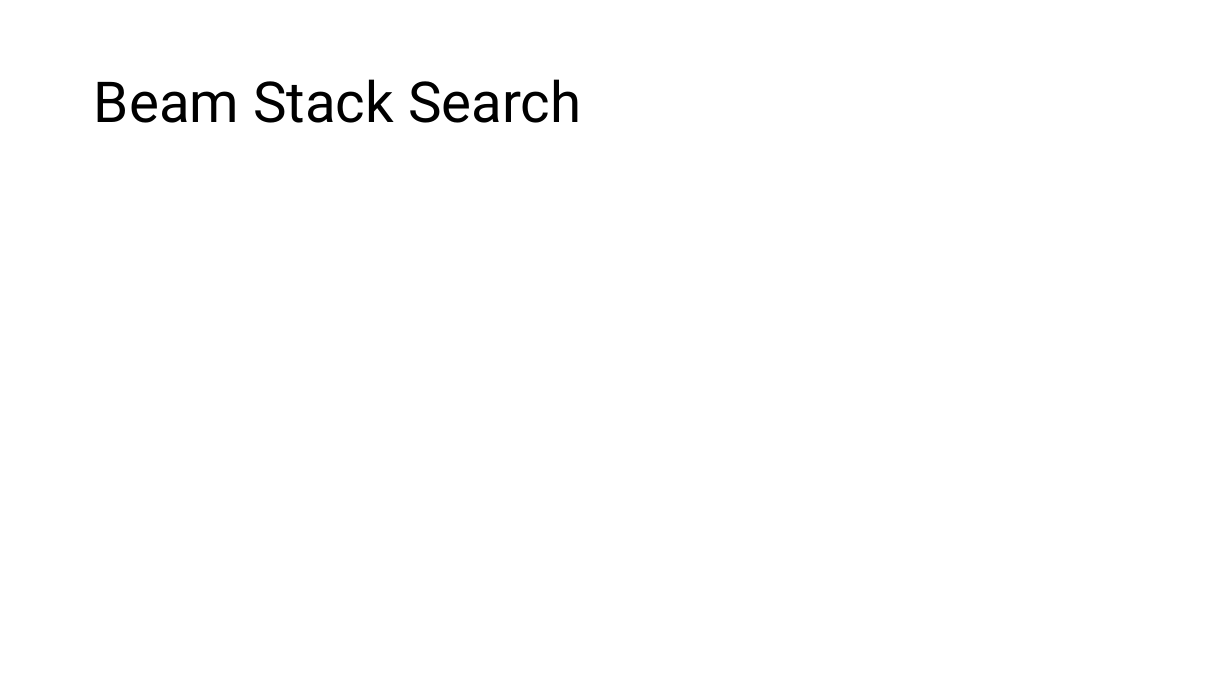
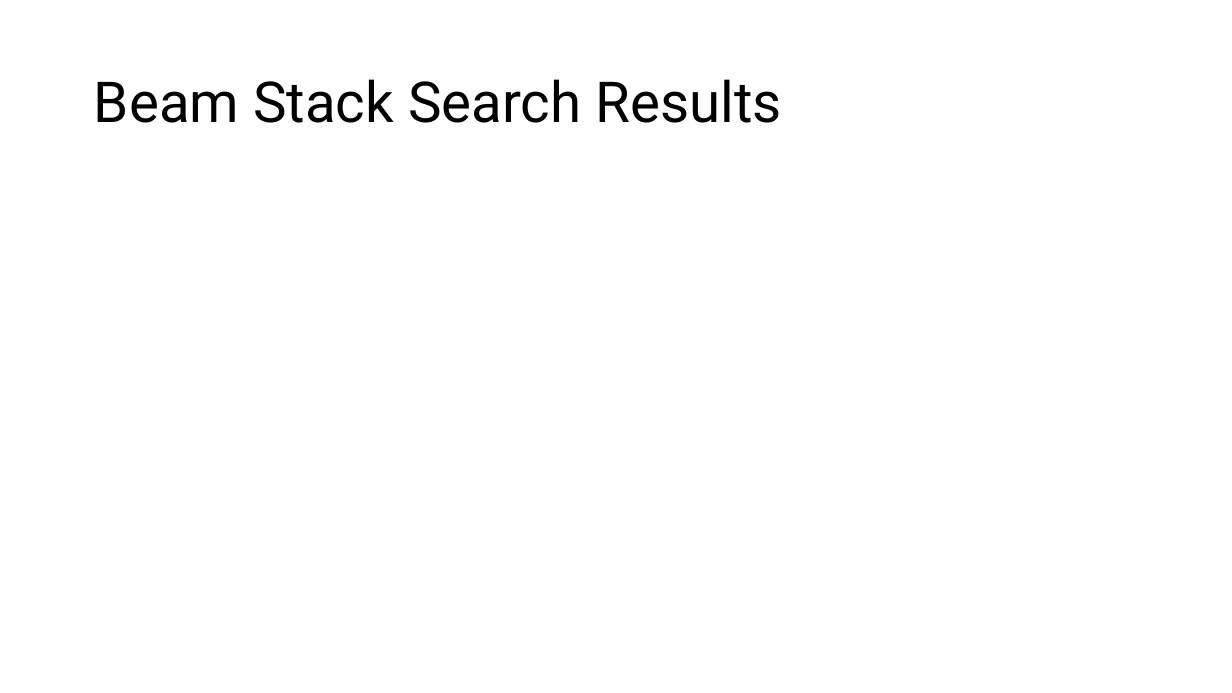
Before and after one commit to SmarfMagoosh/IntroToAIProject1, a slide deck: slide 8 of flooding/writing/presentation.pptx (slide 6 before the commit). Drawn at 1232x693 pixels with LibreOffice and Linux fonts; fonts in the diff are those of the drawing. Boxes give left, top, right and bottom in pixels: in the first picture for what was removed or moved away, otherwise in the second. Text is boxed around its words. In the diff, an @@ line names an element or a change of style, - is before the commit and + after.

```diff
--- a/flooding/writing/presentation.pptx
+++ b/flooding/writing/presentation.pptx
@@ title at (x1=94, y1=79, x2=781, y2=123): text changed @@
-Beam Stack Search
+Beam Stack Search Results
```
Also in this commit, not shown: 2 other slides changed, 6 slides added, 2 slides removed, 18 other files.
